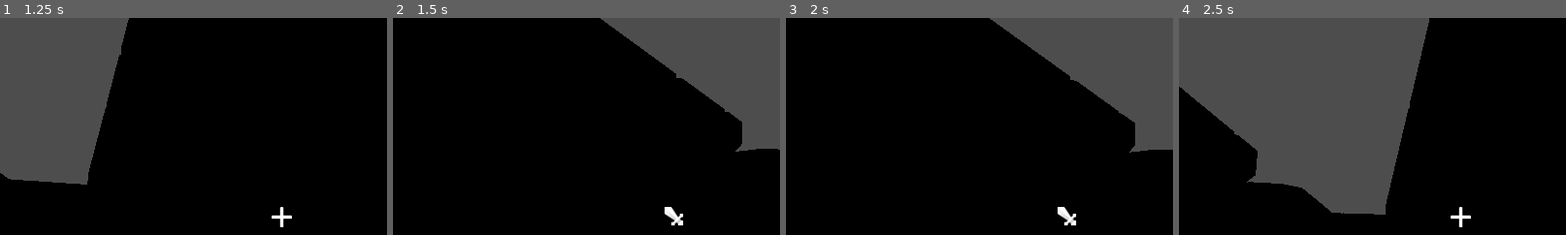
Above: before the commit, frames 1-4 (left to right).
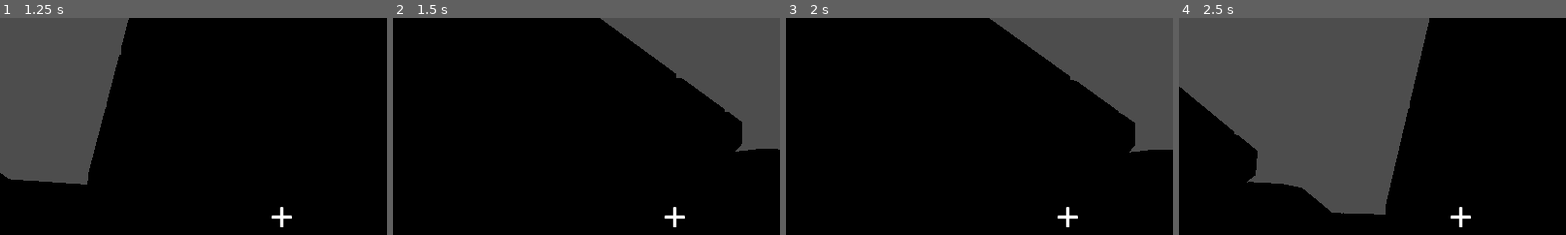
Above: after the commit, the same moments.

Repository: shionn/DungeonsOfWhisperia
Game: Godot game, scene res://World.tscn
Two runs of this game, one before a commit and one after it. Both use one fixed random seed, a clock stepped at 60 frames per second and the inputs below.
Inputs (mouse positions are % of the whole screen's width and height, from its top left):
- Up to frame 1 (1.25 s): tap Enter at 0.5 s; move the mouse to (55, 50) at 0.52 s; hold D (move_right) from 0.53 s (still down); click (55, 50) at 0.6 s
- Up to frame 2 (1.5 s): move the mouse to (45, 50) at 1.27 s; release D (move_right) at 1.28 s; hold S (move_back) from 1.28 s (still down); tap W (move_front) at 1.35 s
- Up to frame 3 (2 s): keep holding S (move_back)
- Up to frame 4 (2.5 s): move the mouse to (52, 48) at 2.02 s; release S (move_back) at 2.03 s; hold D (move_right) from 2.03 s (still down); click (52, 48) at 2.1 s
The pictures show only the part of the screen within x 14-64%, y 4-54%; the shares and areas given below are measured in that part.

Frame 1 is identical in both runs. In frame 2, 0.3% of the frame differs, in the area x 70-76%, y 87-97%; in frame 3, 0.3%; in frame 4, nothing differs.

Commit message:
Correction detection monstre a travers les mur

Diff:
--- a/GameInit.gd
+++ b/GameInit.gd
@@ -22,7 +22,8 @@
 	var center = get_viewport().get_visible_rect().size/2
 	var from = camera.project_ray_origin(center)
 	var to = from + camera.project_ray_normal(center) * _max_range
-	var query = PhysicsRayQueryParameters3D.create(from,to, 256)
+	var query = PhysicsRayQueryParameters3D.create(from,to)
 	var result = get_world_3d().direct_space_state.intersect_ray(query)
-	if result : target_monster = result["collider"]
+	if result and result["collider"] is Monster:
+		target_monster = result["collider"]
 	else : target_monster = null
